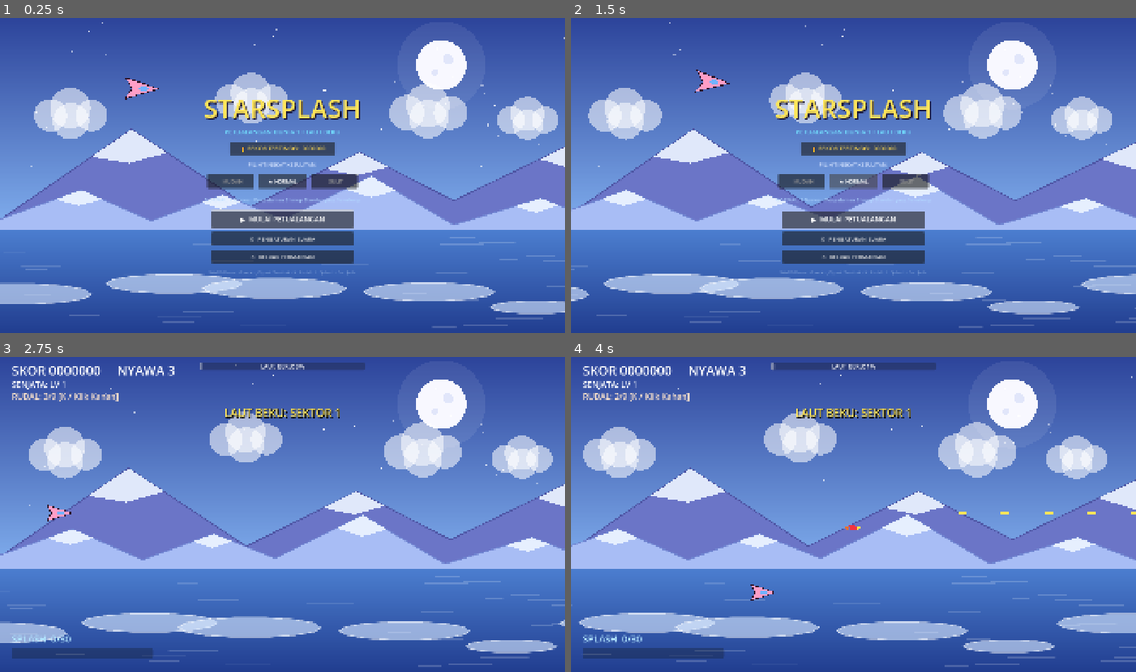
Above: before the commit, frames 1-4 (two rows, left to right).
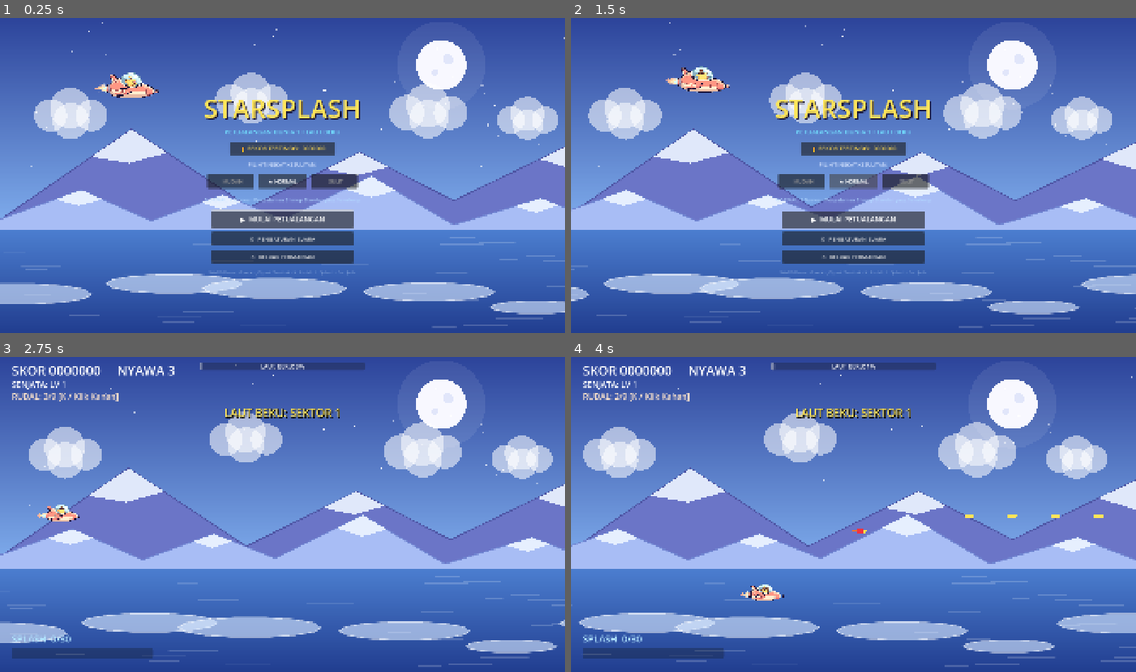
Above: after the commit, the same moments.

Repository: IhsanDwiPutra/Starsplash
Game: Godot game, scene res://scenes/ui/main_menu.tscn
Same seed, same stepped clock (60 frames per second), same inputs: the game is played once before the commit and once after it.
Inputs:
- Up to frame 1 (0.25 s): no input
- Up to frame 2 (1.5 s): click "★ NORMAL" at 0.5 s; click "★ NORMAL" at 1.25 s
- Up to frame 3 (2.75 s): click "▶ MULAI PETUALANGAN" at 2 s
- Up to frame 4 (4 s): hold D (move_right) 2.78-3.53 s; hold J (fire) 2.78-3.53 s; hold S (move_down) from 3.53 s (still down); tap K (missile) at 3.6 s

The runs differ from the first frame. In frame 1, 0.5% of the frame differs, in the area x 16-29%, y 17-27%; in frame 2, 0.6%, in the area x 16-29%, y 15-24%; in frame 3, 0.3%; in frame 4, 0.4%.

Commit message:
feat(art): integrasi sprite resmi kapal tempur Pip dan avatar Pip ke dalam gameplay dan menu utama

Diff:
--- a/scenes/player/player.tscn
+++ b/scenes/player/player.tscn
@@ -1,6 +1,7 @@
 [gd_scene format=3]
 
 [ext_resource type="Script" path="res://scripts/player/player.gd" id="1_player"]
+[ext_resource type="Texture2D" path="res://assets/art/player/pip_ship.png" id="2_ship_tex"]
 
 [sub_resource type="CircleShape2D" id="CircleShape2D_player"]
 radius = 22.0
@@ -11,28 +12,22 @@
 
 [node name="ShieldAura" type="Polygon2D" parent="."]
 visible = false
-color = Color(0.2, 0.8, 1, 0.4)
-polygon = PackedVector2Array(-54, 0, -38, -38, 0, -54, 38, -38, 54, 0, 38, 38, 0, 54, -38, 38)
+position = Vector2(5, 5)
+color = Color(0.2, 0.8, 1, 0.35)
+polygon = PackedVector2Array(-65, 0, -46, -46, 0, -65, 46, -46, 65, 0, 46, 46, 0, 65, -46, 46)
 
 [node name="ShieldRing" type="Line2D" parent="ShieldAura"]
-points = PackedVector2Array(-54, 0, -38, -38, 0, -54, 38, -38, 54, 0, 38, 38, 0, 54, -38, 38, -54, 0)
+points = PackedVector2Array(-65, 0, -46, -46, 0, -65, 46, -46, 65, 0, 46, 46, 0, 65, -46, 46, -65, 0)
 width = 4.0
 default_color = Color(0.6, 0.95, 1, 0.9)
 
-[node name="Outline" type="Polygon2D" parent="."]
-color = Color(0.18, 0.08, 0.16, 1)
-polygon = PackedVector2Array(-44, -30, 48, 0, -44, 30, -25, 0)
-
-[node name="Body" type="Polygon2D" parent="."]
-color = Color(1, 0.62, 0.78, 1)
-polygon = PackedVector2Array(-40, -26, 44, 0, -40, 26, -22, 0)
-
-[node name="Cockpit" type="Polygon2D" parent="."]
-color = Color(0.45, 0.7, 1, 1)
-polygon = PackedVector2Array(0, -8, 14, -5, 18, 0, 14, 5, 0, 8, -6, 0)
+[node name="ShipSprite" type="Sprite2D" parent="."]
+scale = Vector2(0.16, 0.16)
+texture = ExtResource("2_ship_tex")
 
 [node name="CollisionShape2D" type="CollisionShape2D" parent="."]
+position = Vector2(5, 6)
 shape = SubResource("CircleShape2D_player")
 
 [node name="Muzzle" type="Marker2D" parent="."]
-position = Vector2(50, 0)
+position = Vector2(74, 11)
--- a/scenes/ui/main_menu.tscn
+++ b/scenes/ui/main_menu.tscn
@@ -2,6 +2,7 @@
 
 [ext_resource type="Script" path="res://scripts/ui/main_menu.gd" id="1_menu"]
 [ext_resource type="Script" path="res://scripts/fx/parallax_background.gd" id="2_bg"]
+[ext_resource type="Texture2D" path="res://assets/art/player/pip_ship.png" id="3_ship_tex"]
 
 [node name="MainMenu" type="Control"]
 layout_mode = 3
@@ -25,22 +26,11 @@
 script = ExtResource("2_bg")
 
 [node name="PipAnchor" type="Node2D" parent="."]
-position = Vector2(480, 240)
-
-[node name="PipShip" type="Node2D" parent="PipAnchor"]
-scale = Vector2(1.3, 1.3)
-
-[node name="Outline" type="Polygon2D" parent="PipAnchor/PipShip"]
-color = Color(0.18, 0.08, 0.16, 1)
-polygon = PackedVector2Array(-44, -30, 48, 0, -44, 30, -25, 0)
-
-[node name="Body" type="Polygon2D" parent="PipAnchor/PipShip"]
-color = Color(1, 0.62, 0.78, 1)
-polygon = PackedVector2Array(-40, -26, 44, 0, -40, 26, -22, 0)
-
-[node name="Cockpit" type="Polygon2D" parent="PipAnchor/PipShip"]
-color = Color(0.45, 0.7, 1, 1)
-polygon = PackedVector2Array(0, -8, 14, -5, 18, 0, 14, 5, 0, 8, -6, 0)
+position = Vector2(430, 230)
+
+[node name="PipShip" type="Sprite2D" parent="PipAnchor"]
+scale = Vector2(0.24, 0.24)
+texture = ExtResource("3_ship_tex")
 
 [node name="CenterContainer" type="Control" parent="."]
 layout_mode = 1
Binary file added: assets/art/player/pip_avatar.png
Not shown, added: assets/art/player/pip_avatar.png.import
Binary file added: assets/art/player/pip_ship.png
Not shown, added: assets/art/player/pip_ship.png.import
Not shown, changed: docs/DECISIONS.md
